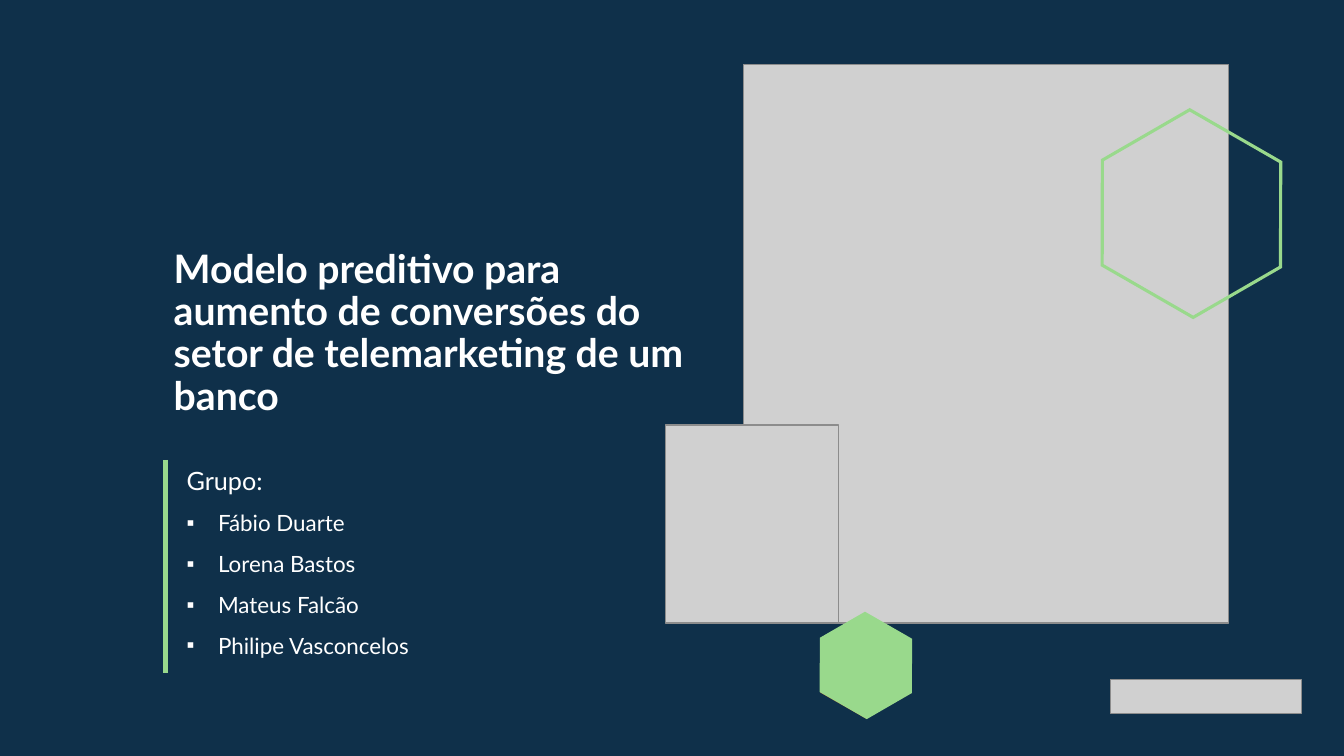
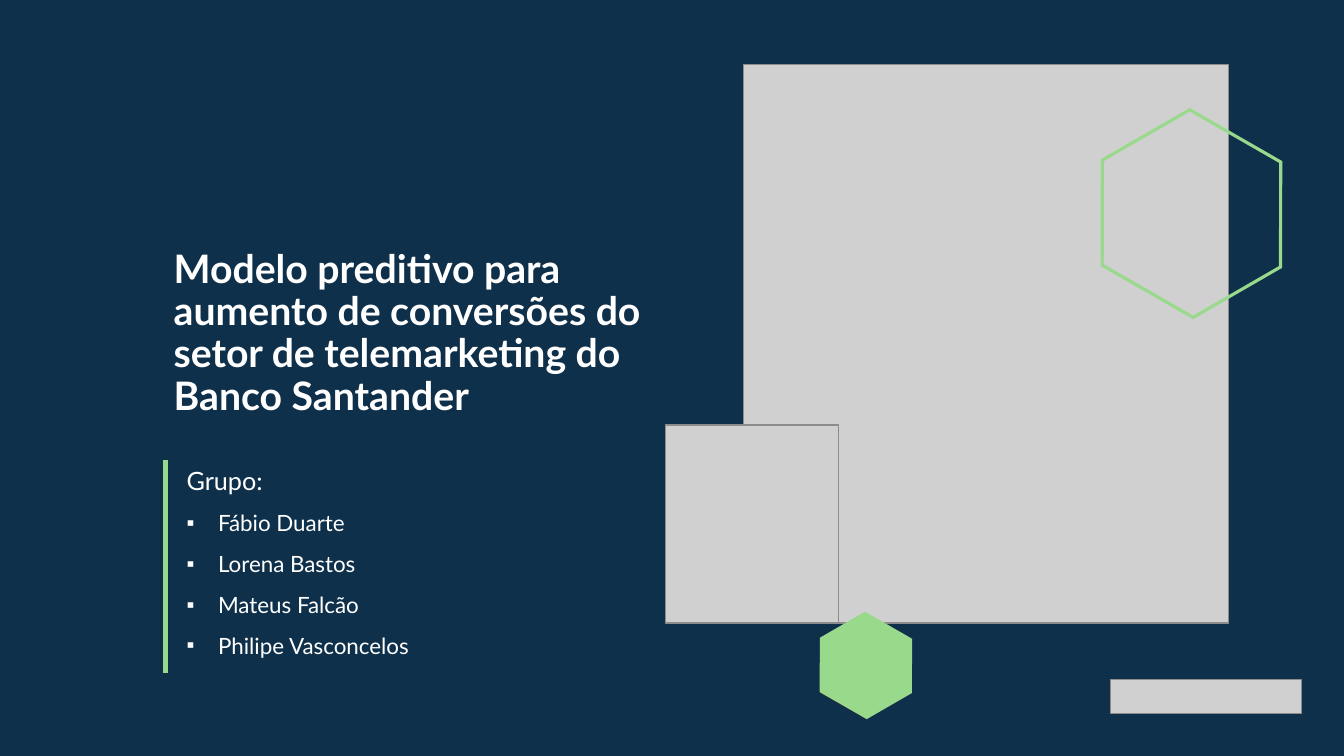
Before and after one commit to lorenaaxbastos/sc-machine-learning-i, a slide deck: slide 1 of projeto/Apresentação - Projeto machine learning I.pptx. Drawn at 1344x756 pixels with LibreOffice and Linux fonts; fonts in the diff are those of the drawing; grey boxes stand for pictures. Boxes give left, top, right and bottom in pixels: in the first picture for what was removed or moved away, otherwise in the second. Text is boxed around its words. In the diff, an @@ line names an element or a change of style, - is before the commit and + after.

```diff
--- a/projeto/Apresentação - Projeto machine learning I.pptx
+++ b/projeto/Apresentação - Projeto machine learning I.pptx
@@ title at box(174, 254, 641, 411): text changed @@
-Modelo preditivo para aumento de conversões do setor de telemarketing de um banco
+Modelo preditivo para aumento de conversões do setor de telemarketing do
+Banco Santander
```
Also in this commit, not shown: 1 other file.
